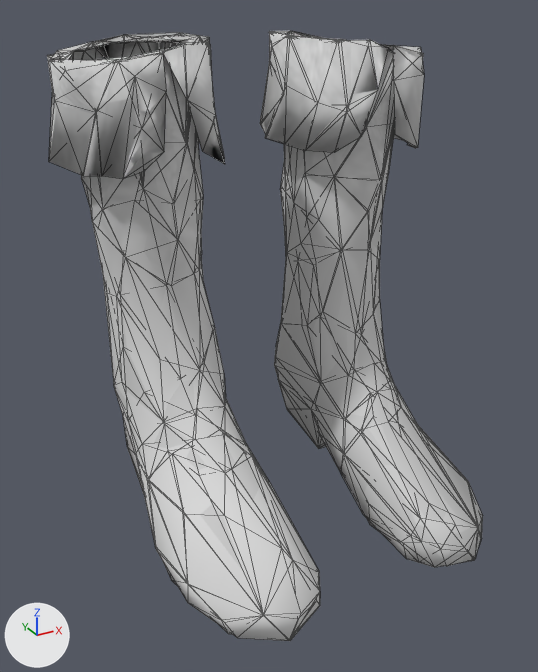
An edit to the glTF model assets/source/characters/parts/cloth_m_thin/culturalibre_male_boots.glb, drawn before and after from the same camera.
Before and after are seen from a camera (50 mm lens) standing at (-0.314, -0.574, 0.446) and looking at (-0.023, -0.045, 0.182). The axes (+X, +Y, +Z) are drawn at lower left. The lights are the same throughout. The picture after the commit comes second. Mesh edges are drawn as thin lines. Objects named as collision shapes, trigger or cutter boxes, shadow casters or lower levels of detail are left out.

In view in the first picture: 'culturalibre_male_boots'.
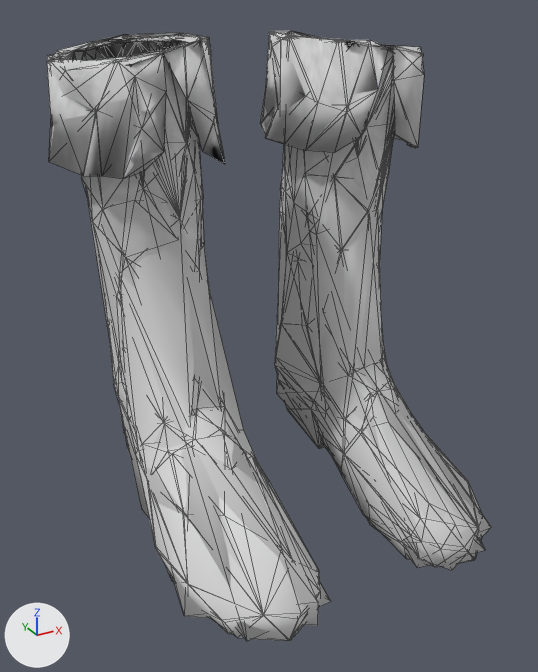
What differs and where, as boxes (x1, y1, x2, y2) in the pictures (538 x 672 px):
'cloth_lod1', added
    after: (47, 35, 491, 642)

The change in detail:
Mesh me_cloth_lod1 is new.
It has 299 vertices, 750 faces and spans x -0.168..0.166, y -0.207..0.125, z 0.001..0.427.
It uses material mat_cloth_culturalibre_male_boots (picture img_cloth__culturalibre_male_boots_neutral).
Object 'cloth_lod1' (ob_cloth_lod1) is new; it shows me_cloth_lod1.
Its location is (0.0, 0.0, 0.0).
